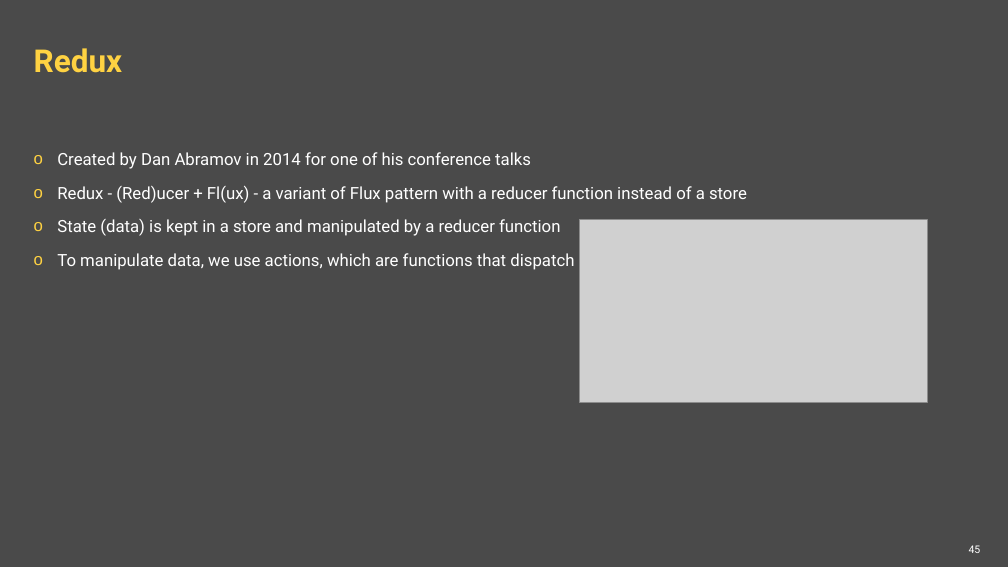
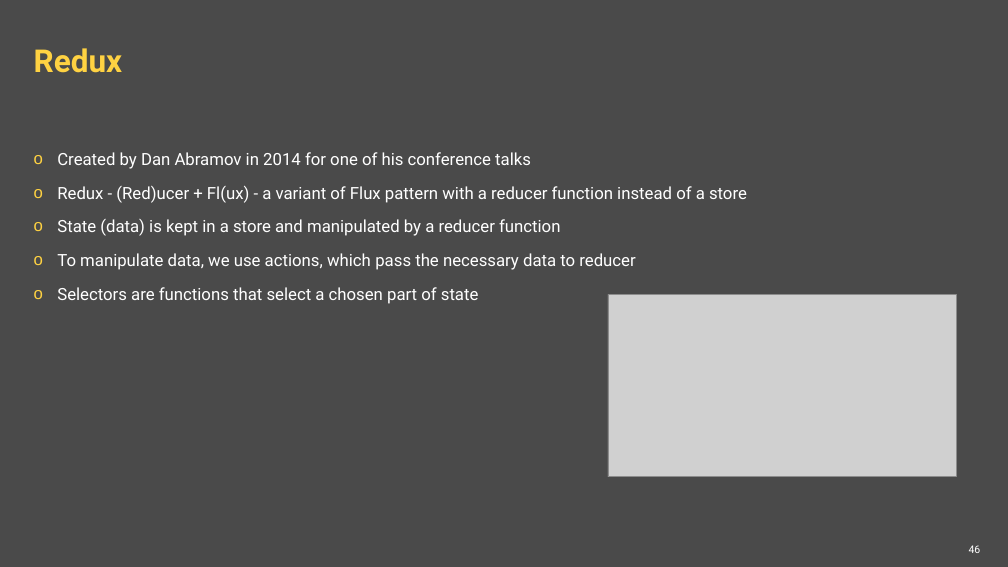
Before and after one commit to ppuzio/react-course-examples, a slide deck: slide 46 of React BEST course.pptx (slide 45 before the commit). Drawn at 1008x567 pixels with LibreOffice and Linux fonts; fonts in the diff are those of the drawing; grey boxes stand for pictures; background and template pictures are left out. Boxes give left, top, right and bottom in pixels: in the first picture for what was removed or moved away, otherwise in the second. Text is boxed around its words. In the diff, an @@ line names an element or a change of style, - is before the commit and + after.

```diff
--- a/React BEST course.pptx
+++ b/React BEST course.pptx
@@ text at <box>57,253,635,304</box>: text changed @@
-o To manipulate data, we use actions, which are functions that dispatch
+o To manipulate data, we use actions, which pass the necessary data to reducer
+o Selectors are functions that select a chosen part of state
@@ picture: place and size @@
-picture at <box>579,220,927,402</box>
+picture at <box>608,294,956,476</box>
@@ page number at <box>969,545,981,553</box>: text changed @@
-45
+46
```
Also in this commit, not shown: 2 other slides changed, 2 slides added, 4 other files.
